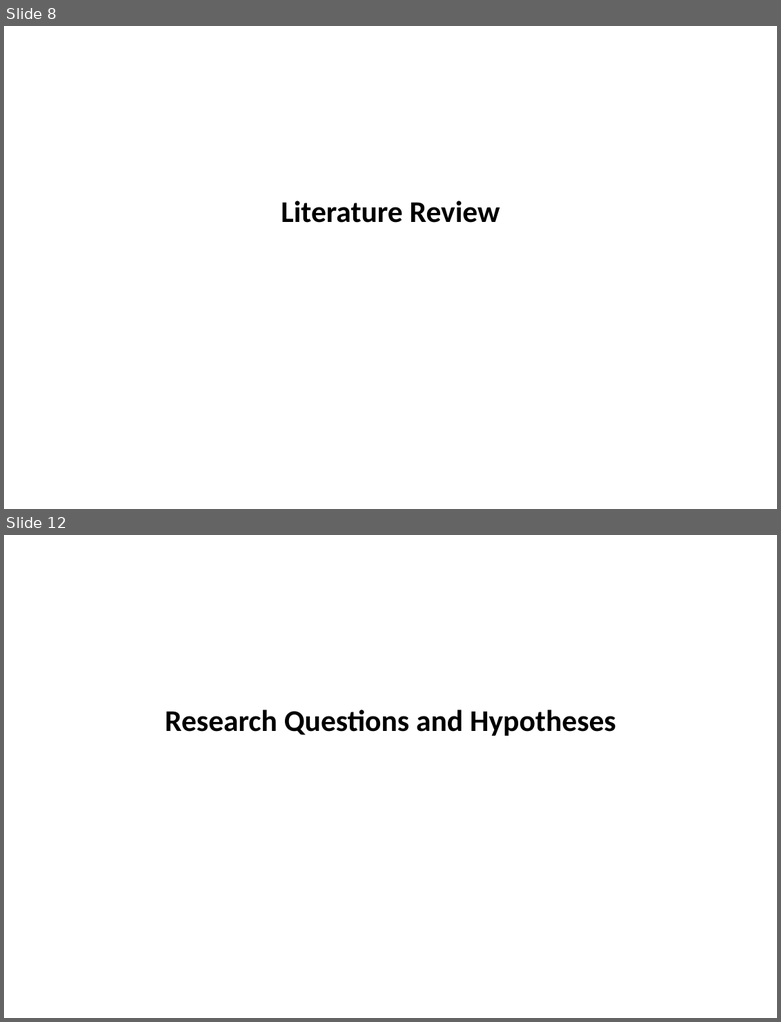
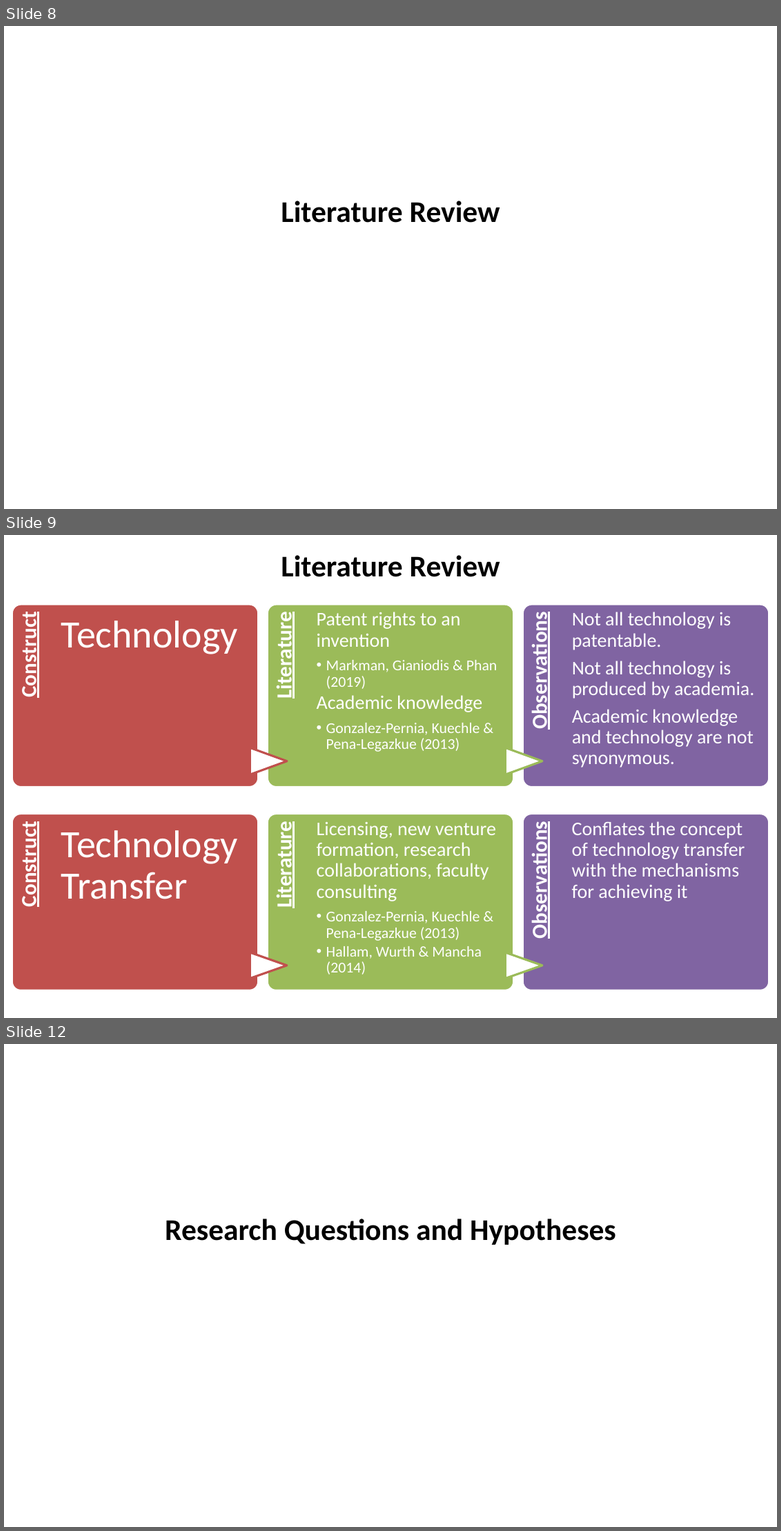
Before and after one commit to SLU-Courses-Townes/SOC5600, a slide deck: FinalProject/Presentation/Townes_SOC5600_FinalProject_Presentation.pptx. Shown one above the other, each under a label of ours: slides 8 and 12 before the commit, slides 8, 9 and 12 after it; the slides between them are not shown. The pictures are 781x1022 and 781x1531 pixels, drawn with LibreOffice and Linux fonts; fonts in the diff are those of the drawing. Boxes give left, top, right and bottom in pixels: in the first picture for what was removed or moved away, otherwise in the second. Text is boxed around its words. In the diff, an @@ line names an element or a change of style, - is before the commit and + after.

Commit message:
Fleshed out literature review section of presentation

```diff
--- a/FinalProject/Presentation/Townes_SOC5600_FinalProject_Presentation.pptx
+++ b/FinalProject/Presentation/Townes_SOC5600_FinalProject_Presentation.pptx
@@ slide 9 added at [4, 535, 777, 1018], background #FFFFFF @@
@@ text added at [281, 555, 500, 577], 28 pt, text #000000, bold @@
+Literature Review
@@ group added at [12, 604, 769, 787]: 6 texts, 3 rounded rectangles, 2 flow chart extracts @@
+Construct
+Technology
+Literature
+Patent rights to an invention
+  •• Markman, Gianiodis & Phan (2019)
+Academic knowledge
+  •• Gonzalez-Pernia, Kuechle & Pena-Legazkue (2013)
+Observations
+Not all technology is patentable.
+Not all technology is produced by academia.
+Academic knowledge and technology are not synonymous.
@@ group added at [12, 813, 769, 990]: 6 texts, 3 rounded rectangles, 2 flow chart extracts @@
+Construct
+Technology Transfer
+Literature
+Licensing, new venture formation, research collaborations, faculty consulting
+  •• Gonzalez-Pernia, Kuechle & Pena-Legazkue (2013)
+  •• Hallam, Wurth & Mancha (2014)
+Observations
+Conflates the concept of technology transfer with the mechanisms for achieving it
```
Also in this commit, not shown: 9 slides changed, 1 slide removed.
